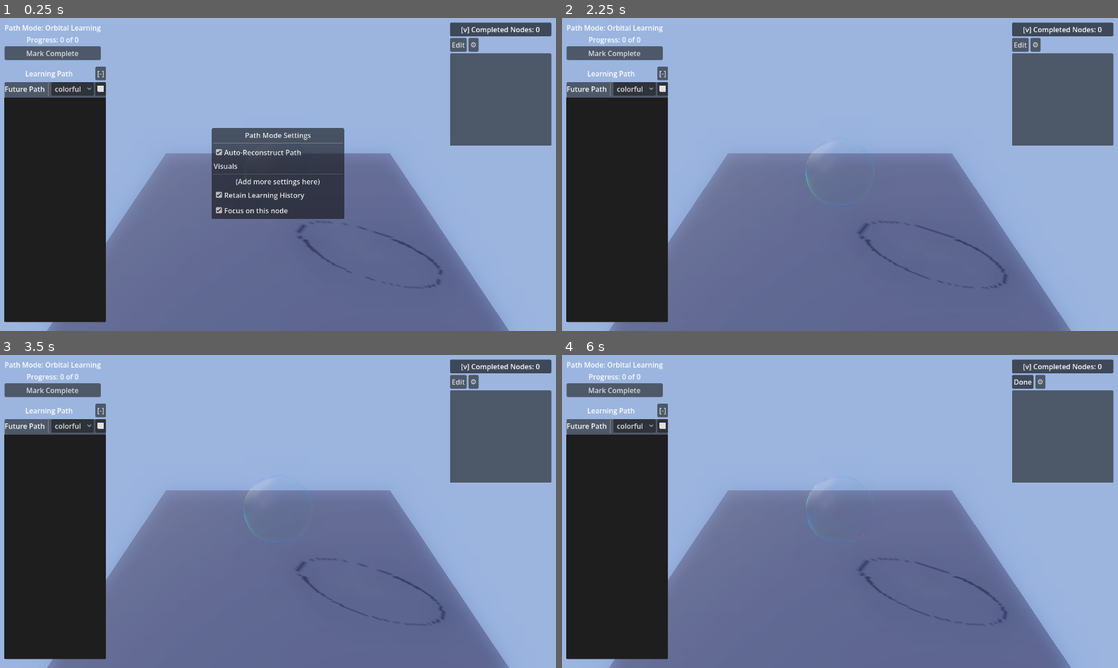
Above: before the commit, frames 1-4 (two rows, left to right).
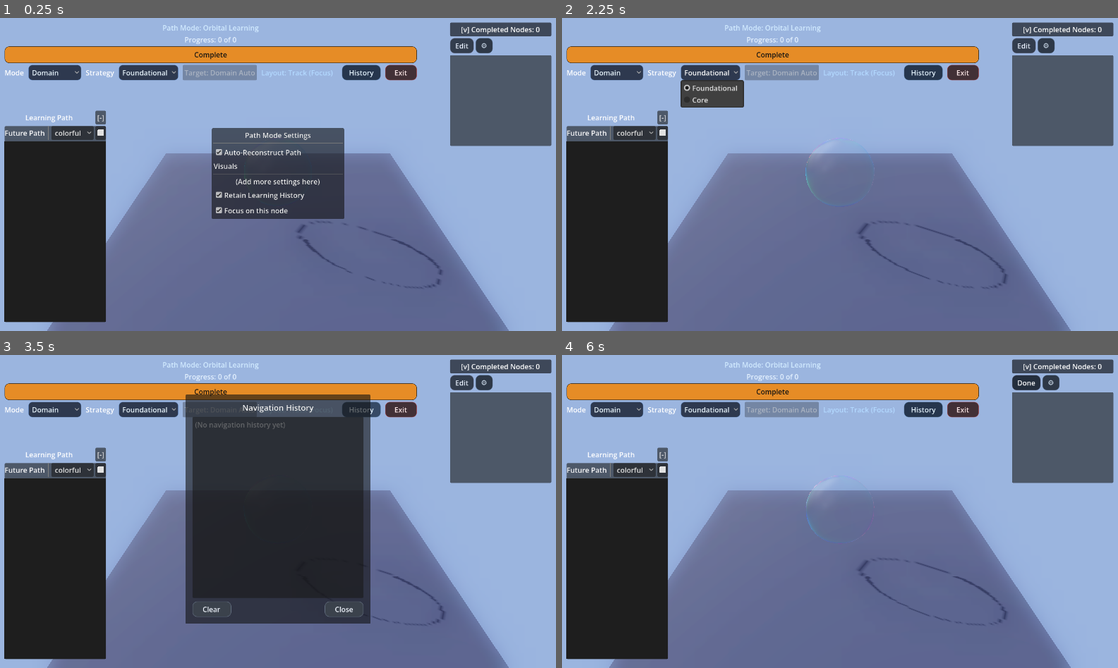
Above: after the commit, the same moments.

Repository: Jacobinwwey/NoteConnection
Game: Godot game, scene res://scenes/main.tscn
Same seed, same stepped clock (60 frames per second), same inputs: the game is played once before the commit and once after it.
Inputs (mouse positions are in pixels of both pictures, inside the frame that each line leads up to):
- Up to frame 1 (0.25 s): no input
- Up to frame 2 (2.25 s): click "Mark Complete" (after the commit: "Complete") at 0.5 s; click (617, 71) at 1.25 s, where only the run after the commit has a clickable "Domain"; click (712, 71) at 2 s, where only the run after the commit has a clickable "Foundational"
- Up to frame 3 (3.5 s): click (361, 408) at 2.75 s, where only the run after the commit has a clickable "History"
- Up to frame 4 (6 s): click (773, 608) at 3.5 s, where only the run after the commit has a clickable "Clear"; click "[v] Completed Nodes: 0" at 4.25 s; click "[>] Completed Nodes: 0" at 5 s; click "Edit" at 5.75 s

The runs differ from the first frame. In frame 1, 11% of the frame differs, in the area x 0-100%, y 2-41%; in frame 2, 12%; in frame 3, 34%, in the area x 0-100%, y 2-86%; in frame 4, 11%.

Commit message:
fix bug

Diff:
--- a/path_mode/scripts/path_mode_ui.gd
+++ b/path_mode/scripts/path_mode_ui.gd
@@ -19,6 +19,7 @@
 signal node_collapse_prereqs_requested(node_id: String) # New
 signal collapse_all_requested() # New
 signal settings_updated(settings: Dictionary)
+signal exit_requested
 
 const TREE_VIEW_SCENE = preload("res://scenes/tree_view_panel.tscn")
 const SETTINGS_SCENE = preload("res://scenes/settings_panel.tscn")
@@ -46,6 +47,23 @@
 var _tree_view = null # TreeViewPanel instance
 var _settings_panel = null # SettingsPanel instance
 var _settings_button: Button = null
+var _mode_option: OptionButton = null
+var _strategy_option: OptionButton = null
+var _target_button: Button = null
+var _history_button: Button = null
+var _exit_button: Button = null
+var _history_popup: PopupPanel = null
+var _history_list: ItemList = null
+var _target_popup: PopupPanel = null
+var _target_filter_input: LineEdit = null
+var _target_list: ItemList = null
+
+var _current_mode: String = "domain"
+var _current_strategy: String = "foundational"
+var _current_target_id: String = ""
+var _current_target_label: String = ""
+var _current_central_id: String = ""
+var _target_nodes: Array[Dictionary] = []
 
 ## Tree panel fullscreen state
 var _is_tree_fullscreen: bool = false
@@ -70,6 +88,66 @@
 	if vbox:
 		vbox.add_child(_return_button)
 		vbox.move_child(_return_button, 3) # After MarkCompleteButton
+
+		## Path mode controls row (migrated from web toolbar in Tauri flow)
+		var control_row := HBoxContainer.new()
+		control_row.name = "PathControlRow"
+		control_row.add_theme_constant_override("separation", 10)
+		vbox.add_child(control_row)
+		vbox.move_child(control_row, 4) # After Return button
+
+		var mode_title := Label.new()
+		mode_title.text = "Mode"
+		control_row.add_child(mode_title)
+
+		_mode_option = OptionButton.new()
+		_mode_option.custom_minimum_size = Vector2(120, 34)
+		_mode_option.add_item("Domain", 0)
+		_mode_option.add_item("Diffusion", 1)
+		control_row.add_child(_mode_option)
+		_apply_option_style(_mode_option)
+
+		var strategy_title := Label.new()
+		strategy_title.text = "Strategy"
+		control_row.add_child(strategy_title)
+
+		_strategy_option = OptionButton.new()
+		_strategy_option.custom_minimum_size = Vector2(130, 34)
+		_strategy_option.add_item("Foundational", 0)
+		_strategy_option.add_item("Core", 1)
+		control_row.add_child(_strategy_option)
+		_apply_option_style(_strategy_option)
+
+		_target_button = Button.new()
+		_target_button.text = "Target: Auto"
+		_target_button.custom_minimum_size = Vector2(160, 34)
+		control_row.add_child(_target_button)
+		_apply_button_style(_target_button, Color(0.18, 0.24, 0.31, 1.0), Color(0.24, 0.31, 0.4, 1.0), Color(0.14, 0.19, 0.25, 1.0), Color(0.36, 0.5, 0.66, 1.0), Color(0.92, 0.97, 1.0, 1.0))
+
+		var layout_title := Label.new()
+		layout_title.text = "Layout: Track (Focus)"
+		layout_title.modulate = Color(0.7, 0.85, 1.0, 1.0)
+		control_row.add_child(layout_title)
+
+		var spacer := Control.new()
+		spacer.size_flags_horizontal = Control.SIZE_EXPAND_FILL
+		control_row.add_child(spacer)
+
+		_history_button = Button.new()
+		_history_button.text = "History"
+		_history_button.custom_minimum_size = Vector2(88, 34)
+		control_row.add_child(_history_button)
+
+		_exit_button = Button.new()
+		_exit_button.text = "Exit"
+		_exit_button.custom_minimum_size = Vector2(72, 34)
+		control_row.add_child(_exit_button)
+
+	## Lightweight visual polish for key actions
+	if mark_complete_btn:
+		mark_complete_btn.text = "Complete"
+		mark_complete_btn.custom_minimum_size = Vector2(140, 38)
+		_apply_button_style(mark_complete_btn, Color(0.9, 0.55, 0.15, 1.0), Color(1.0, 0.66, 0.22, 1.0), Color(0.78, 0.42, 0.08, 1.0), Color(0.25, 0.18, 0.1, 1.0), Color(0.09, 0.08, 0.07, 1.0))
 
 	## Create Edit button in sidebar header area
 	_edit_button = Button.new()
@@ -89,11 +167,112 @@
 		_settings_button.text = "⚙"
 		_settings_button.tooltip_text = "Settings"
 		header_row.add_child(_settings_button)
+		_apply_button_style(_edit_button, Color(0.2, 0.24, 0.3, 1.0), Color(0.27, 0.31, 0.4, 1.0), Color(0.14, 0.18, 0.24, 1.0), Color(0.42, 0.46, 0.58, 1.0), Color(0.92, 0.95, 1.0, 1.0))
+		_apply_button_style(_settings_button, Color(0.18, 0.22, 0.28, 1.0), Color(0.24, 0.3, 0.38, 1.0), Color(0.14, 0.18, 0.24, 1.0), Color(0.35, 0.44, 0.56, 1.0), Color(0.88, 0.94, 1.0, 1.0))
 
 	## Create Settings Panel
 	if SETTINGS_SCENE:
 		_settings_panel = SETTINGS_SCENE.instantiate()
 		add_child(_settings_panel)
+
+	## Create Diffusion Target Picker
+	_target_popup = PopupPanel.new()
+	_target_popup.name = "TargetPopup"
+	_target_popup.size = Vector2i(460, 520)
+	_target_popup.visible = false
+	add_child(_target_popup)
+
+	var target_vbox := VBoxContainer.new()
+	target_vbox.name = "VBox"
+	target_vbox.offset_left = 12
+	target_vbox.offset_top = 12
+	target_vbox.offset_right = 448
+	target_vbox.offset_bottom = 508
+	_target_popup.add_child(target_vbox)
+
+	var title := Label.new()
+	title.text = "Select Diffusion Target"
+	title.horizontal_alignment = HORIZONTAL_ALIGNMENT_CENTER
+	title.add_theme_font_size_override("font_size", 18)
+	target_vbox.add_child(title)
+
+	_target_filter_input = LineEdit.new()
+	_target_filter_input.placeholder_text = "Search node..."
+	target_vbox.add_child(_target_filter_input)
+
+	_target_list = ItemList.new()
+	_target_list.size_flags_vertical = Control.SIZE_EXPAND_FILL
+	_target_list.select_mode = ItemList.SELECT_SINGLE
+	target_vbox.add_child(_target_list)
+
+	var target_actions := HBoxContainer.new()
+	target_vbox.add_child(target_actions)
+
+	var close_target_btn := Button.new()
+	close_target_btn.text = "Close"
+	close_target_btn.custom_minimum_size = Vector2(88, 34)
+	target_actions.add_child(close_target_btn)
+	_apply_button_style(close_target_btn, Color(0.23, 0.26, 0.3, 1.0), Color(0.29, 0.33, 0.38, 1.0), Color(0.18, 0.21, 0.25, 1.0), Color(0.42, 0.47, 0.55, 1.0), Color(0.95, 0.97, 1.0, 1.0))
+	close_target_btn.pressed.connect(func():
+		if _target_popup:
+			_target_popup.hide()
+	)
+
+	## Create Navigation History Popup
+	_history_popup = PopupPanel.new()
+	_history_popup.name = "HistoryPopup"
+	_history_popup.size = Vector2i(420, 520)
+	_history_popup.visible = false
+	add_child(_history_popup)
+
+	var history_margin := MarginContainer.new()
+	history_margin.add_theme_constant_override("margin_left", 12)
+	history_margin.add_theme_constant_override("margin_top", 12)
+	history_margin.add_theme_constant_override("margin_right", 12)
+	history_margin.add_theme_constant_override("margin_bottom", 12)
+	_history_popup.add_child(history_margin)
+
+	var history_vbox := VBoxContainer.new()
+	history_vbox.add_theme_constant_override("separation", 8)
+	history_margin.add_child(history_vbox)
+
+	var history_title := Label.new()
+	history_title.text = "Navigation History"
+	history_title.horizontal_alignment = HORIZONTAL_ALIGNMENT_CENTER
+	history_title.add_theme_font_size_override("font_size", 18)
+	history_vbox.add_child(history_title)
+
+	_history_list = ItemList.new()
+	_history_list.select_mode = ItemList.SELECT_SINGLE
+	_history_list.size_flags_vertical = Control.SIZE_EXPAND_FILL
+	history_vbox.add_child(_history_list)
+
+	var history_actions := HBoxContainer.new()
+	history_vbox.add_child(history_actions)
+
+	var clear_history_btn := Button.new()
+	clear_history_btn.text = "Clear"
+	clear_history_btn.custom_minimum_size = Vector2(88, 34)
+	history_actions.add_child(clear_history_btn)
+	_apply_button_style(clear_history_btn, Color(0.23, 0.26, 0.3, 1.0), Color(0.29, 0.33, 0.38, 1.0), Color(0.18, 0.21, 0.25, 1.0), Color(0.42, 0.47, 0.55, 1.0), Color(0.95, 0.97, 1.0, 1.0))
+	clear_history_btn.pressed.connect(func():
+		_end_browsing()
+		_refresh_history_popup()
+	)
+
+	var history_spacer := Control.new()
+	history_spacer.size_flags_horizontal = Control.SIZE_EXPAND_FILL
+	history_actions.add_child(history_spacer)
+
+	var close_history_btn := Button.new()
+	close_history_btn.text = "Close"
+	close_history_btn.custom_minimum_size = Vector2(88, 34)
+	history_actions.add_child(close_history_btn)
+	_apply_button_style(close_history_btn, Color(0.23, 0.26, 0.3, 1.0), Color(0.29, 0.33, 0.38, 1.0), Color(0.18, 0.21, 0.25, 1.0), Color(0.42, 0.47, 0.55, 1.0), Color(0.95, 0.97, 1.0, 1.0))
+	close_history_btn.pressed.connect(func():
+		if _history_popup:
+			_history_popup.hide()
+	)
 
 	## Create Tree Panel (left sidebar) with proper sizing
 	_tree_panel = VBoxContainer.new()
@@ -104,10 +283,11 @@
 	_tree_panel.anchor_right = 0.0
 	_tree_panel.anchor_bottom = 1.0
 	_tree_panel.offset_left = 20
-	_tree_panel.offset_top = 120 # Below the top UI
+	_tree_panel.offset_top = 220 # Keep clear from top control row
 	_tree_panel.offset_right = 250 # 230px wide
 	_tree_panel.offset_bottom = -20
 	_tree_panel.custom_minimum_size = Vector2(200, 200)
+	_tree_panel.z_index = -1
 	add_child(_tree_panel)
 
 	var header_hbox := HBoxContainer.new()
@@ -133,6 +313,84 @@
 		_tree_view.size_flags_horizontal = Control.SIZE_EXPAND_FILL
 		_tree_panel.add_child(_tree_view)
 
+	if _history_button:
+		_apply_button_style(_history_button, Color(0.15, 0.21, 0.3, 1.0), Color(0.21, 0.29, 0.4, 1.0), Color(0.11, 0.17, 0.24, 1.0), Color(0.33, 0.47, 0.63, 1.0), Color(0.9, 0.96, 1.0, 1.0))
+	if _exit_button:
+		_apply_button_style(_exit_button, Color(0.26, 0.19, 0.21, 1.0), Color(0.34, 0.23, 0.26, 1.0), Color(0.2, 0.14, 0.16, 1.0), Color(0.62, 0.3, 0.34, 1.0), Color(1.0, 0.92, 0.92, 1.0))
+
+	if mode_label:
+		mode_label.add_theme_color_override("font_color", Color(0.82, 0.92, 1.0, 1.0))
+	if progress_label:
+		progress_label.add_theme_color_override("font_color", Color(0.9, 0.95, 1.0, 1.0))
+		progress_label.add_theme_font_size_override("font_size", 16)
+
+
+func _apply_button_style(button: Button, normal_color: Color, hover_color: Color, pressed_color: Color, border_color: Color, font_color: Color) -> void:
+	if not button:
+		return
+
+	var normal := StyleBoxFlat.new()
+	normal.bg_color = normal_color
+	normal.border_color = border_color
+	normal.border_width_left = 1
+	normal.border_width_top = 1
+	normal.border_width_right = 1
+	normal.border_width_bottom = 1
+	normal.corner_radius_top_left = 10
+	normal.corner_radius_top_right = 10
+	normal.corner_radius_bottom_left = 10
+	normal.corner_radius_bottom_right = 10
+	normal.content_margin_left = 12
+	normal.content_margin_right = 12
+	normal.content_margin_top = 6
+	normal.content_margin_bottom = 6
+
+	var hover := normal.duplicate() as StyleBoxFlat
+	hover.bg_color = hover_color
+
+	var pressed := normal.duplicate() as StyleBoxFlat
+	pressed.bg_color = pressed_color
+
+	var focus := normal.duplicate() as StyleBoxFlat
+	focus.border_color = Color(0.62, 0.84, 1.0, 1.0)
+	focus.border_width_left = 2
+	focus.border_width_top = 2
+	focus.border_width_right = 2
+	focus.border_width_bottom = 2
+
+	button.add_theme_stylebox_override("normal", normal)
+	button.add_theme_stylebox_override("hover", hover)
+	button.add_theme_stylebox_override("pressed", pressed)
+	button.add_theme_stylebox_override("focus", focus)
+	button.add_theme_color_override("font_color", font_color)
+	button.add_theme_color_override("font_hover_color", font_color)
+	button.add_theme_color_override("font_pressed_color", font_color)
+	button.add_theme_color_override("font_focus_color", font_color)
+
+
+func _apply_option_style(option: OptionButton) -> void:
+	if not option:
+		return
+
+	var style := StyleBoxFlat.new()
+	style.bg_color = Color(0.16, 0.2, 0.28, 0.95)
+	style.border_color = Color(0.35, 0.48, 0.68, 1.0)
+	style.border_width_left = 1
+	style.border_width_top = 1
+	style.border_width_right = 1
+	style.border_width_bottom = 1
+	style.corner_radius_top_left = 8
+	style.corner_radius_top_right = 8
+	style.corner_radius_bottom_left = 8
+	style.corner_radius_bottom_right = 8
+	style.content_margin_left = 8
+	style.content_margin_right = 8
+	option.add_theme_stylebox_override("normal", style)
+	option.add_theme_stylebox_override("hover", style)
+	option.add_theme_stylebox_override("pressed", style)
+	option.add_theme_stylebox_override("focus", style)
+	option.add_theme_color_override("font_color", Color(0.92, 0.97, 1.0, 1.0))
+
 
 func _connect_signals() -> void:
 	## Mark Complete button
@@ -160,6 +418,29 @@
 	if _settings_button and _settings_panel:
 		_settings_button.pressed.connect(func(): _settings_panel.popup_centered())
 		_settings_panel.settings_changed.connect(_on_settings_panel_changed)
+
+	if _mode_option:
+		_mode_option.item_selected.connect(_on_mode_selected)
+	if _strategy_option:
+		_strategy_option.item_selected.connect(_on_strategy_selected)
+	if _target_button:
+		_target_button.pressed.connect(_on_target_pressed)
+	if _history_button:
+		_history_button.pressed.connect(_on_history_pressed)
+	if _exit_button:
+		_exit_button.pressed.connect(_on_exit_pressed)
+	if _history_list:
+		_history_list.item_activated.connect(_on_history_item_activated)
+		_history_list.item_clicked.connect(func(index: int, _at: Vector2, _mouse_button: int):
+			_on_history_item_activated(index)
+		)
+	if _target_filter_input:
+		_target_filter_input.text_changed.connect(_on_target_filter_changed)
+	if _target_list:
+		_target_list.item_activated.connect(_on_target_item_activated)
+		_target_list.item_clicked.connect(func(index: int, _at: Vector2, _mouse_button: int):
+			_on_target_item_activated(index)
+		)
 
 	## Tree View signals
 	if _tree_view:
@@ -173,7 +454,7 @@
 		_tree_view.fullscreen_requested.connect(_on_tree_fullscreen_requested)
 
 func _on_settings_panel_changed(settings: Dictionary) -> void:
-	settings_updated.emit(settings)
+	_emit_runtime_config(settings)
 	if _tree_view and _tree_view.has_method("update_settings"):
 		_tree_view.update_settings(settings)
 
@@ -181,6 +462,8 @@
 func _setup_initial_state() -> void:
 	update_progress(0, 0)
 	_update_sidebar_header()
+	_update_target_button_state()
+	_emit_runtime_config()
 
 
 ## Called when Mark Complete button is pressed
@@ -189,6 +472,193 @@
 	mark_complete_pressed.emit()
 
 
+func _on_mode_selected(index: int) -> void:
+	_current_mode = "domain" if index == 0 else "diffusion"
+	var mode_name := "Domain Learning" if _current_mode == "domain" else "Diffusion Learning"
+	update_mode(mode_name)
+	if _current_mode == "diffusion":
+		_ensure_valid_diffusion_target()
+	_update_target_button_state()
+	_emit_runtime_config()
+	if _current_mode == "diffusion":
+		_on_target_pressed()
+
+
+func _on_strategy_selected(index: int) -> void:
+	_current_strategy = "foundational" if index == 0 else "core"
+	_emit_runtime_config()
+
+
+func _on_target_pressed() -> void:
+	if _current_mode != "diffusion":
+		return
+	if not _target_popup:
+		return
+	_ensure_valid_diffusion_target()
+	_populate_target_list(_target_filter_input.text if _target_filter_input else "")
+	_target_popup.popup_centered()
+	if _target_filter_input:
+		_target_filter_input.grab_focus()
+
+
+func _on_target_filter_changed(text: String) -> void:
+	_populate_target_list(text)
+
+
+func _on_target_item_activated(index: int) -> void:
+	if not _target_list:
+		return
+	var node_id := _target_list.get_item_metadata(index) as String
+	if node_id.is_empty():
+		return
+	_select_target(node_id)
+	if _target_popup:
+		_target_popup.hide()
+
+
+func _select_target(node_id: String) -> void:
+	for node in _target_nodes:
+		var id: String = node.get("id", "")
+		if id == node_id:
+			_current_target_id = id
+			_current_target_label = node.get("label", id)
+			break
+	_update_target_button_state()
+	_emit_runtime_config()
+
+
+func _populate_target_list(filter_text: String = "") -> void:
+	if not _target_list:
+		return
+	_target_list.clear()
+	var filter_lower := filter_text.to_lower()
+	for node in _target_nodes:
+		var id: String = node.get("id", "")
+		var label: String = node.get("label", id)
+		if id.is_empty():
+			continue
+		if not filter_lower.is_empty():
+			var id_match := id.to_lower().contains(filter_lower)
+			var label_match := label.to_lower().contains(filter_lower)
+			if not id_match and not label_match:
+				continue
+		var idx := _target_list.add_item(label)
+		_target_list.set_item_metadata(idx, id)
+		if id == _current_target_id:
+			_target_list.select(idx)
+
+
+func _ensure_valid_diffusion_target() -> void:
+	if _current_mode != "diffusion":
+		return
+	if not _current_target_id.is_empty():
+		return
+
+	if not _current_central_id.is_empty():
+		_current_target_id = _current_central_id
+		_current_target_label = _current_central_id
+		for node in _target_nodes:
+			if node.get("id", "") == _current_central_id:
+				_current_target_label = node.get("label", _current_central_id)
+				break
+		return
+
+	if _target_nodes.size() > 0:
+		var first := _target_nodes[0]
+		_current_target_id = first.get("id", "")
+		_current_target_label = first.get("label", _current_target_id)
+
+
+func _update_target_button_state() -> void:
+	if not _target_button:
+		return
+	var enabled := _current_mode == "diffusion"
+	_target_button.disabled = not enabled
+	if not enabled:
+		_target_button.text = "Target: Domain Auto"
+		_target_button.tooltip_text = "Switch mode to Diffusion to pick a target."
+		return
+
+	_ensure_valid_diffusion_target()
+	var label := _current_target_label if not _current_target_label.is_empty() else _current_target_id
+	if label.is_empty():
+		label = "Select"
+	var display := label
+	if display.length() > 26:
+		display = display.substr(0, 23) + "..."
+	_target_button.text = "Target: %s" % display
+	_target_button.tooltip_text = "Current Diffusion target: %s" % label
+
+
+func _on_exit_pressed() -> void:
+	exit_requested.emit()
+
+
+func _on_history_pressed() -> void:
+	if not _history_popup:
+		return
+	_refresh_history_popup()
+	_history_popup.popup_centered()
+
+
+func _refresh_history_popup() -> void:
+	if not _history_list:
+		return
+
+	_history_list.clear()
+
+	if _learning_position != "":
+		var learning_label: String = String(_completed_nodes.get(_learning_position, _learning_position))
+		var learn_idx := _history_list.add_item("↩ Return to learning: %s" % learning_label)
+		_history_list.set_item_metadata(learn_idx, "__RETURN_TO_LEARNING__")
+
+	if _nav_history.is_empty():
+		var empty_idx := _history_list.add_item("(No navigation history yet)")
+		_history_list.set_item_disabled(empty_idx, true)
+		return
+
+	## Show latest visited node first.
+	for i in range(_nav_history.size() - 1, -1, -1):
+		var node_id: String = _nav_history[i]
+		var label: String = _completed_nodes.get(node_id, node_id)
+		var idx := _history_list.add_item(label)
+		_history_list.set_item_metadata(idx, node_id)
+
+
+func _on_history_item_activated(index: int) -> void:
+	if not _history_list:
+		return
+	var node_id := _history_list.get_item_metadata(index) as String
+	if node_id.is_empty():
+		return
+
+	if node_id == "__RETURN_TO_LEARNING__":
+		_end_browsing()
+		return_pressed.emit()
+		if _history_popup:
+			_history_popup.hide()
+		return
+
+	return_to_node.emit(node_id)
+	if _history_popup:
+		_history_popup.hide()
+
+
+func _emit_runtime_config(extra: Dictionary = {}) -> void:
+	var config: Dictionary = {
+		"mode": _current_mode,
+		"strategy": _current_strategy,
+		"layout": "orbital"
+	}
+	if _current_mode == "diffusion":
+		_ensure_valid_diffusion_target()
+		if not _current_target_id.is_empty():
+			config["targetId"] = _current_target_id
+	for key in extra.keys():
+		config[key] = extra[key]
+	settings_updated.emit(config)
+
+
 ## Toggle sidebar visibility
 func _on_sidebar_header_pressed() -> void:
 	_sidebar_visible = not _sidebar_visible
@@ -226,12 +696,16 @@
 
 ## Call before switching to a completed node to save current position
 func start_browsing(current_central_id: String) -> void:
+	if current_central_id.is_empty():
+		return
 	if not _is_browsing:
 		_learning_position = current_central_id
 		_is_browsing = true
 		_nav_history.clear()
-	_nav_history.append(current_central_id)
+	if _nav_history.is_empty() or _nav_history[_nav_history.size() - 1] != current_central_id:
+		_nav_history.append(current_central_id)
 	_update_return_button()
+	_refresh_history_popup()
 
 
 func _update_return_button() -> void:
@@ -272,6 +746,7 @@
 	_is_browsing = false
 	_nav_history.clear()
 	_update_return_button()
+	_refresh_history_popup()
 
 
 func get_learning_position() -> String:
@@ -357,7 +832,7 @@
 
 	# Restore offsets
 	_tree_panel.offset_left = _tree_panel_default_offsets.get("left", 20)
-	_tree_panel.offset_top = _tree_panel_default_offsets.get("top", 120)
+	_tree_panel.offset_top = _tree_panel_default_offsets.get("top", 220)
 	_tree_panel.offset_right = _tree_panel_default_offsets.get("right", 250)
 	_tree_panel.offset_bottom = _tree_panel_default_offsets.get("bottom", -20)
 
@@ -367,6 +842,42 @@
 
 
 ## === Public API ===
+
+## Update available nodes for diffusion target selection.
+## nodes: Array of {id, label, parentId}
+func set_available_targets(nodes: Array, current_id: String) -> void:
+	_current_central_id = current_id
+	var combined := {}
+	for existing in _target_nodes:
+		var ex: Dictionary = existing if existing is Dictionary else {}
+		var ex_id: String = ex.get("id", "")
+		if ex_id.is_empty():
+			continue
+		combined[ex_id] = ex.get("label", ex_id)
+
+	for raw in nodes:
+		var node: Dictionary = raw if raw is Dictionary else {}
+		var id: String = node.get("id", "")
+		if id.is_empty():
+			continue
+		combined[id] = node.get("label", id)
+
+	_target_nodes.clear()
+	for id in combined.keys():
+		_target_nodes.append({
+			"id": id,
+			"label": combined[id]
+		})
+
+	_target_nodes.sort_custom(func(a: Dictionary, b: Dictionary) -> bool:
+		return String(a.get("label", "")).to_lower() < String(b.get("label", "")).to_lower()
+	)
+
+	if _current_mode == "diffusion":
+		_ensure_valid_diffusion_target()
+	_update_target_button_state()
+	_populate_target_list(_target_filter_input.text if _target_filter_input else "")
+
 
 ## Update the progress display
 func update_progress(completed: int, total: int) -> void:
--- a/path_mode/scripts/path_renderer.gd
+++ b/path_mode/scripts/path_renderer.gd
@@ -68,6 +68,7 @@
 		ui.node_collapse_prereqs_requested.connect(_on_node_collapse_prereqs_requested) # New
 		ui.collapse_all_requested.connect(_on_collapse_all_requested) # New
 		ui.settings_updated.connect(_on_settings_updated)
+		ui.exit_requested.connect(_on_exit_requested)
 
 
 func _on_node_toggle_requested(node_id: String) -> void:
@@ -297,6 +298,8 @@
 					node_label = pn_dict.get("label", node_id)
 					break
 			ui.add_completed_node(node_id, node_label)
+		if ui.has_method("set_available_targets"):
+			ui.set_available_targets(path_nodes, _central_node.get("id", ""))
 
 	## Strict Reset of Central Bubble State
 	if _central_bubble:
@@ -359,6 +362,8 @@
 
 func _draw_edges() -> void:
 	_edge_drawer.clear_surfaces()
+	if _peripheral_bubbles.is_empty():
+		return
 	_edge_drawer.surface_begin(Mesh.PRIMITIVE_LINES)
 
 	for bubble in _peripheral_bubbles:
@@ -543,6 +548,8 @@
 			})
 	else:
 		## Peripheral - orbital rotation
+		if ui and not central_id.is_empty():
+			ui.start_browsing(central_id)
 		animate_orbital_rotation(node_id)
 
 
@@ -615,7 +622,7 @@
 
 	## Start browsing mode and save current position
 	var current_id: String = _central_node.get("id", "")
-	if ui:
+	if ui and current_id != node_id:
 		ui.start_browsing(current_id)
 
 	## Switch central to the clicked node
@@ -656,6 +663,9 @@
 func _on_tree_node_clicked(node_id: String) -> void:
 	## User clicked a node in the tree panel
 	print("[PathRenderer] Tree node clicked:", node_id)
+	var current_id: String = _central_node.get("id", "")
+	if ui and current_id != node_id and not current_id.is_empty():
+		ui.start_browsing(current_id)
 	_request_switch_center(node_id)
 
 
@@ -663,6 +673,12 @@
 	print("[PathRenderer] Settings updated: ", settings)
 	if ws_client and ws_client.has_method("send_configure"):
 		ws_client.send_configure(settings)
+
+
+func _on_exit_requested() -> void:
+	print("[PathRenderer] Exit Path Mode requested from Godot UI")
+	if ws_client and ws_client.has_method("send_exit_path_mode"):
+		ws_client.send_exit_path_mode()
 
 
 func _on_unmark_requested(node_id: String) -> void:
--- a/path_mode/scripts/ws_client.gd
+++ b/path_mode/scripts/ws_client.gd
@@ -191,6 +191,13 @@
 		"type": "collapseAll",
 		"payload": {}
 	})
+
+func send_exit_path_mode() -> void:
+	send_message({
+		"type": "exitPathMode",
+		"payload": {}
+	})
+
 ## Check if WebSocket is connected
 func is_ws_connected() -> bool:
 	return _connected
Not shown, changed: src-tauri/bin/node-x86_64-pc-windows-msvc.exe
Not shown, changed: src-tauri/bin/server-x86_64-pc-windows-msvc.exe
Not shown, changed: src-tauri/src/lib.rs
Not shown, changed: src/core/PathBridge.ts
Not shown, changed: src/server.ts
